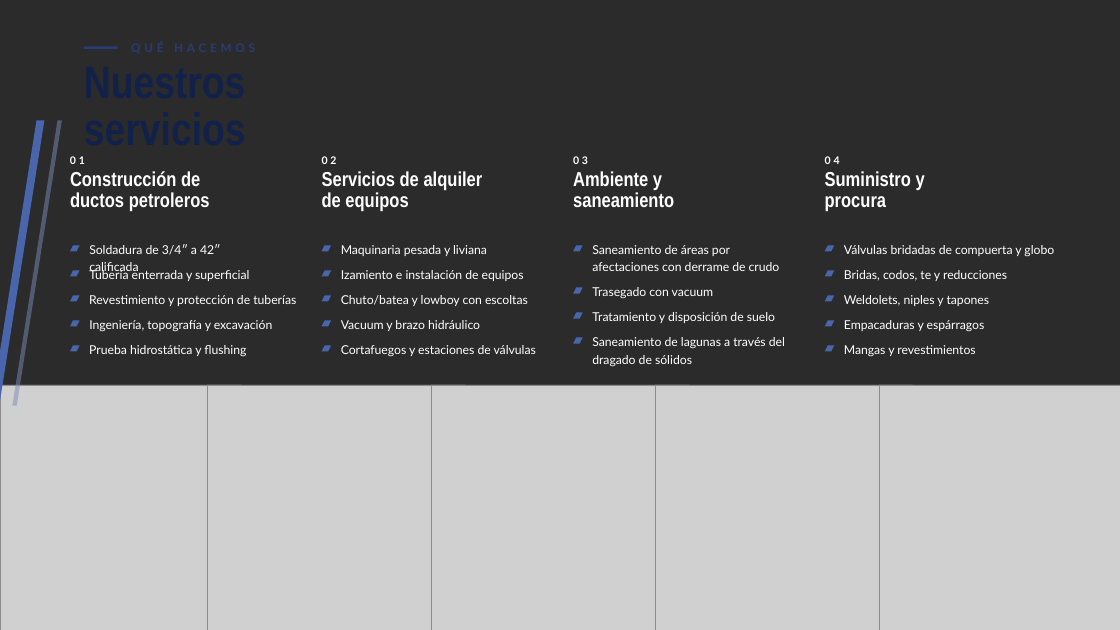
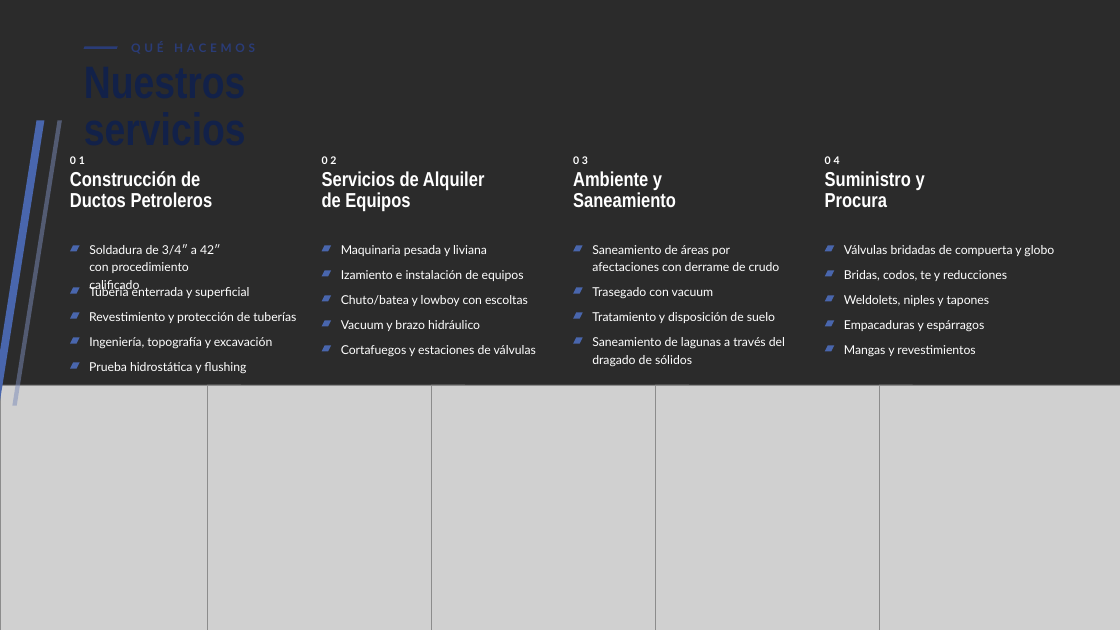
Before and after one commit to xavier-ramirez/brochure, a slide deck: slide 6 of Brochure_Vidalsa27.pptx (slide 5 before the commit). Drawn at 1120x630 pixels with LibreOffice and Linux fonts; fonts in the diff are those of the drawing; grey boxes stand for pictures; background and template pictures are left out; a plain dark background stands for a picture behind light text. Boxes give left, top, right and bottom in pixels: in the first picture for what was removed or moved away, otherwise in the second. Text is boxed around its words. In the diff, an @@ line names an element or a change of style, - is before the commit and + after.

```diff
--- a/Brochure_Vidalsa27.pptx
+++ b/Brochure_Vidalsa27.pptx
@@ text at (x1=70, y1=171, x2=213, y2=207): text changed @@
-Construcción de ductos petroleros
+Construcción de Ductos Petroleros
@@ text at (x1=322, y1=171, x2=485, y2=211): text changed @@
-Servicios de alquiler de equipos
+Servicios de Alquiler de Equipos
@@ text at (x1=573, y1=171, x2=676, y2=207): text changed @@
-Ambiente y saneamiento
+Ambiente y Saneamiento
@@ text at (x1=825, y1=171, x2=925, y2=207): text changed @@
-Suministro y procura
+Suministro y Procura
@@ text at (x1=89, y1=244, x2=221, y2=292): text changed @@
-Soldadura de 3/4″ a 42″ calificada
+Soldadura de 3/4″ a 42″ con procedimiento calificado
@@ 3 texts, 2 freeform shapes moved together from (x1=70, y1=269, x2=272, y2=356) to (x1=70, y1=286, x2=272, y2=373) @@
@@ 2 freeform shapes, 1 text moved together from (x1=70, y1=295, x2=296, y2=351) to (x1=70, y1=312, x2=296, y2=369) @@
```
Also in this commit, not shown: 6 other slides changed, 1 slide added, 22 other files.
